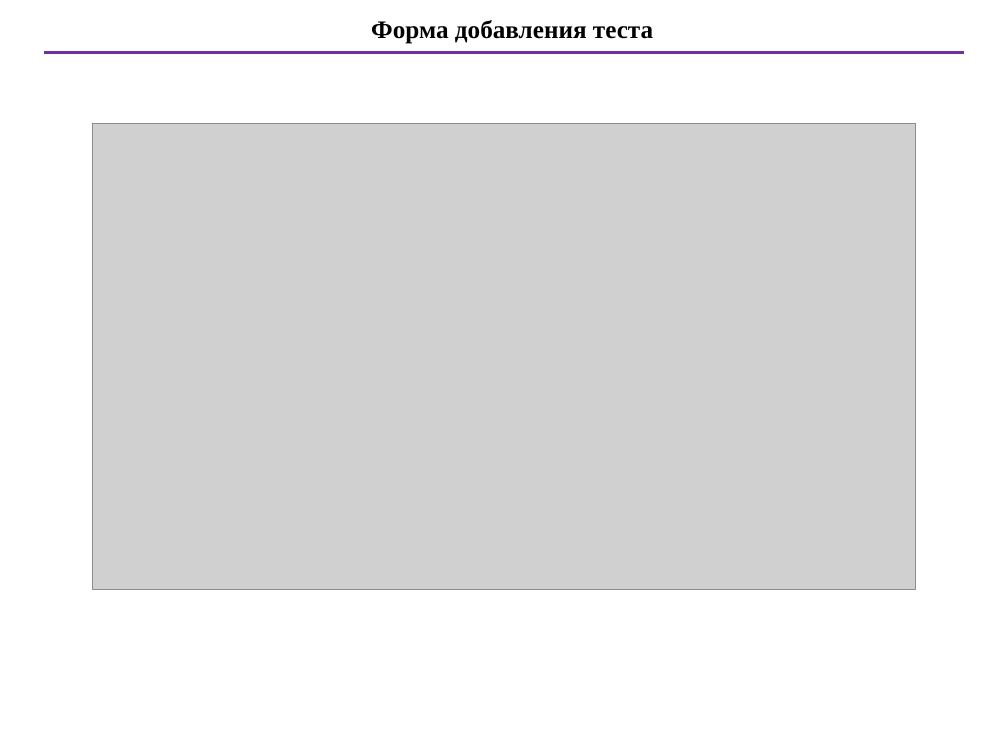
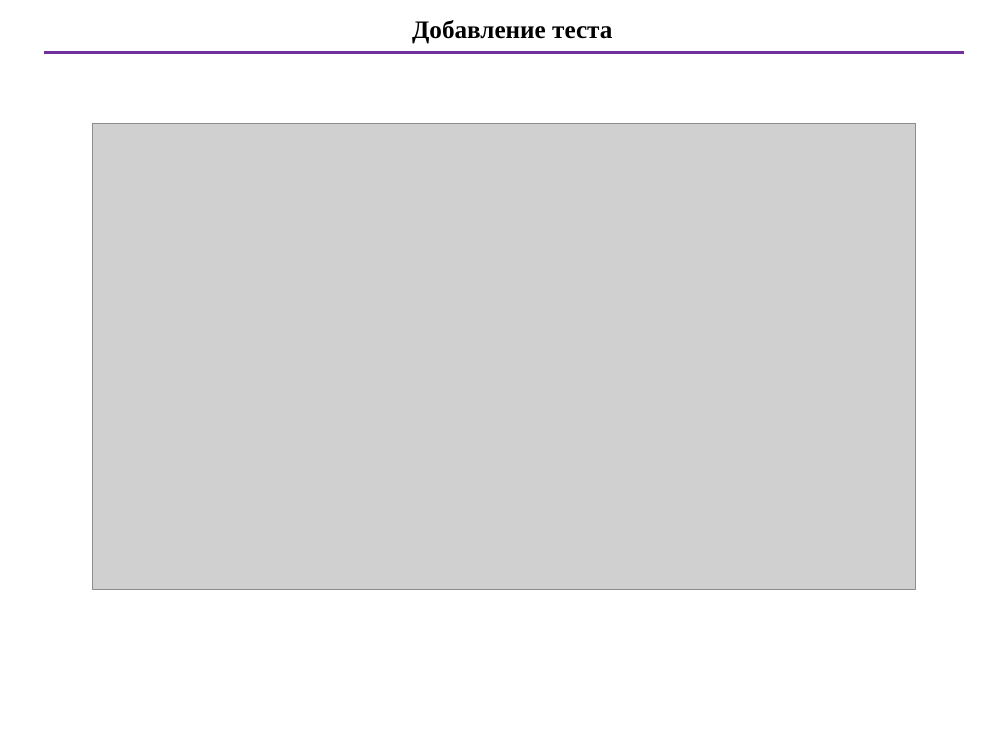
Before and after one commit to RuslanRinatovich/DiscretAppFinal, a slide deck: slide 15 of Презентация и речь/Презентация 2.1.pptx. Drawn at 1008x756 pixels with LibreOffice and Linux fonts; fonts in the diff are those of the drawing; grey boxes stand for pictures. Boxes give left, top, right and bottom in pixels: in the first picture for what was removed or moved away, otherwise in the second. Text is boxed around its words. In the diff, an @@ line names an element or a change of style, - is before the commit and + after.

```diff
--- a/Презентация и речь/Презентация 2.1.pptx
+++ b/Презентация и речь/Презентация 2.1.pptx
@@ text at box(412, 20, 612, 44): text changed @@
-Форма добавления теста
+Добавление теста
```
Also in this commit, not shown: 13 other slides changed, 1 slide added, 1 slide removed, 2 other files.
